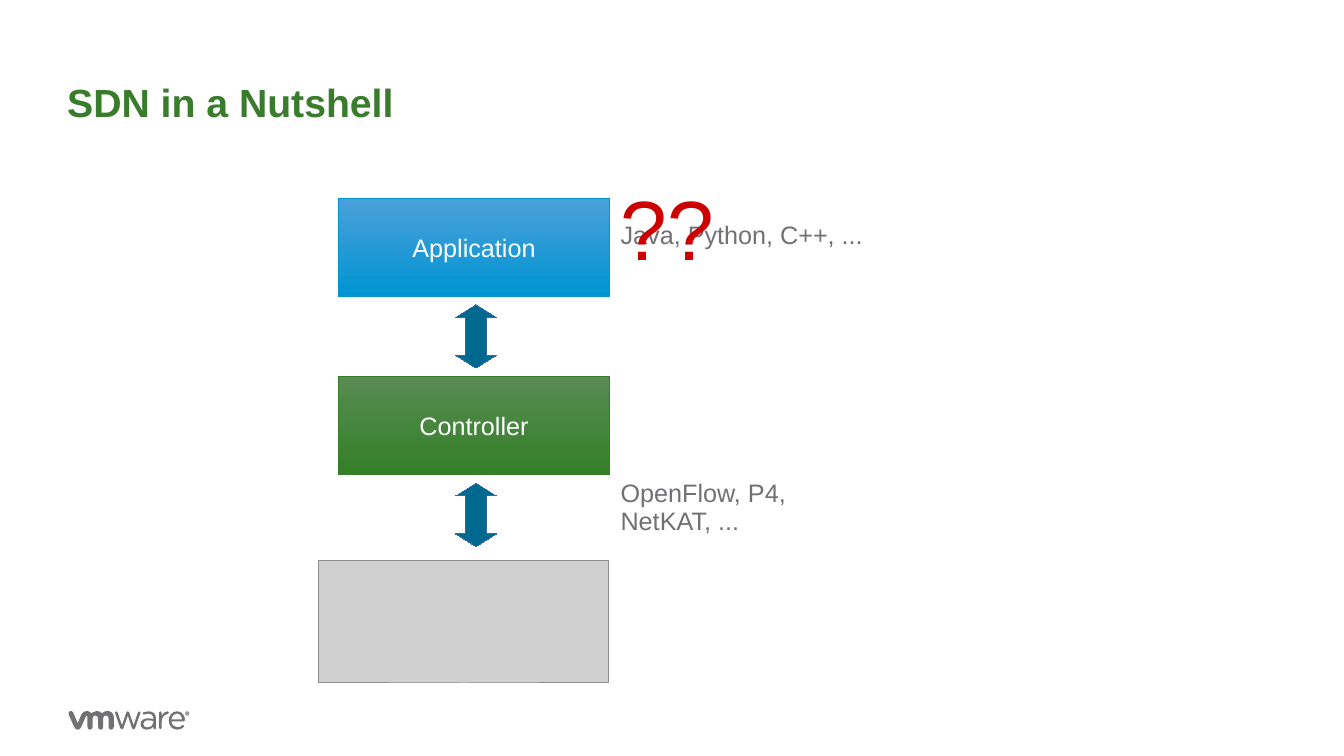
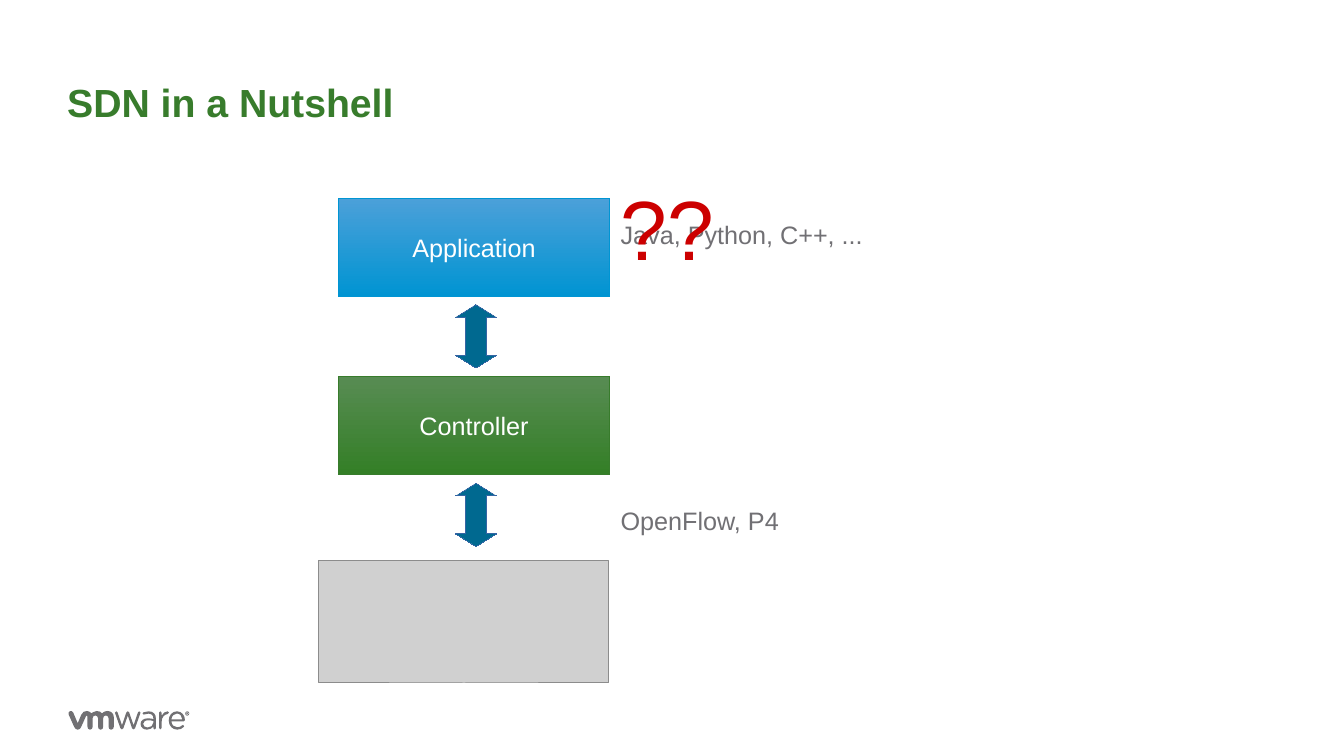
Before and after one commit to ryzhyk/cocoon, a slide deck: slide 3 of doc/wnv17/cocoon.odp. Drawn at 1344x756 pixels with LibreOffice and Linux fonts; fonts in the diff are those of the drawing; grey boxes stand for pictures; background and template pictures are left out. Boxes give left, top, right and bottom in pixels: in the first picture for what was removed or moved away, otherwise in the second. Text is boxed around its words. In the diff, an @@ line names an element or a change of style, - is before the commit and + after.

```diff
--- a/doc/wnv17/cocoon.odp
+++ b/doc/wnv17/cocoon.odp
@@ text at [621,512,779,535]: text changed @@
-OpenFlow, P4, NetKAT, ...
+OpenFlow, P4
```
Also in this commit, not shown: 5 other slides changed, 1 slide removed.
